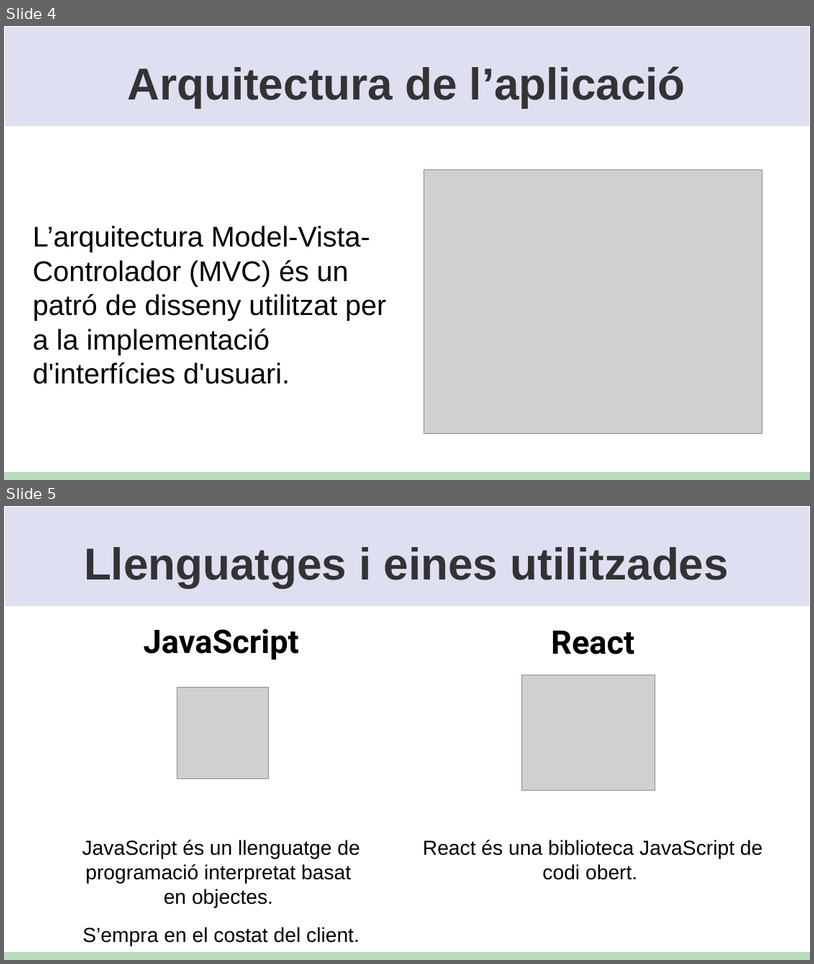
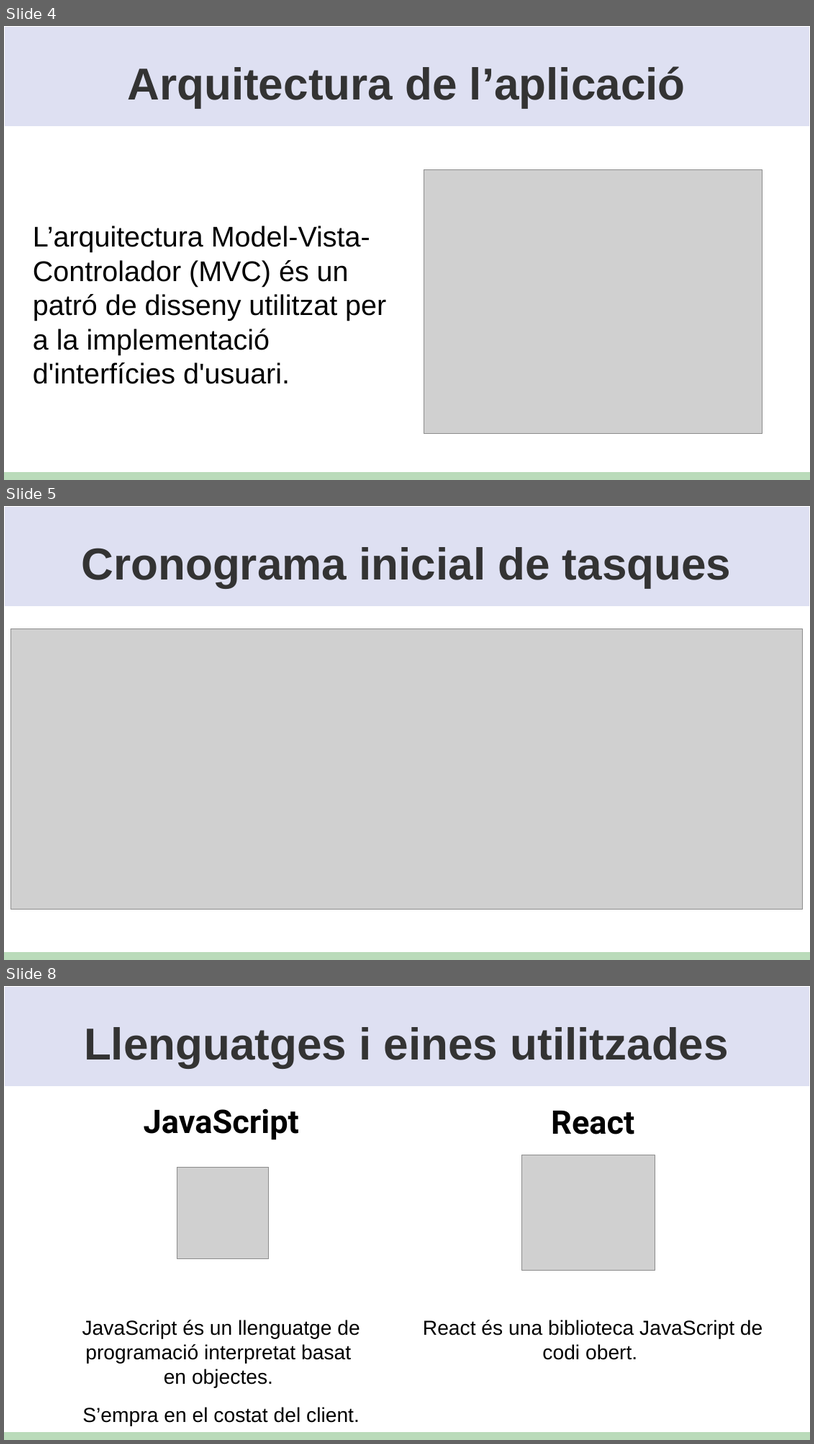
Before and after one commit to MiriJM98/Pica_Menja, a slide deck: Documentació_projecte/Presentació_projecte_Míriam_Jiménez.odp. Shown one above the other, each under a label of ours: slides 4 and 5 before the commit, slides 4, 5 and 8 after it; the slides between them are not shown. The pictures are 814x964 and 814x1444 pixels, drawn with LibreOffice and Linux fonts; fonts in the diff are those of the drawing; grey boxes stand for pictures. Boxes give left, top, right and bottom in pixels: in the first picture for what was removed or moved away, otherwise in the second. Text is boxed around its words. In the diff, an @@ line names an element or a change of style, - is before the commit and + after.

```diff
--- a/Documentació_projecte/Presentació_projecte_Míriam_Jiménez.odp
+++ b/Documentació_projecte/Presentació_projecte_Míriam_Jiménez.odp
@@ slide 5 added at (x1=4, y1=506, x2=810, y2=960), background #FFFFFF @@
@@ rectangle added at (x1=4, y1=506, x2=810, y2=607), fill #DEE0F2, outline #FFFFFF 0.99 pt @@
@@ title added at (x1=82, y1=547, x2=731, y2=587), 44 pt, text #333333, bold @@
+Cronograma inicial de tasques
@@ picture added at (x1=11, y1=629, x2=804, y2=910) @@
@@ rectangle added at (x1=4, y1=952, x2=810, y2=960), fill #BADBBA, outline #BADBBA 0.99 pt @@
@@ what was slide 5 is now slide 8 @@
```
Also in this commit, not shown: 2 slides changed, 2 other slides added, 11 other files.
